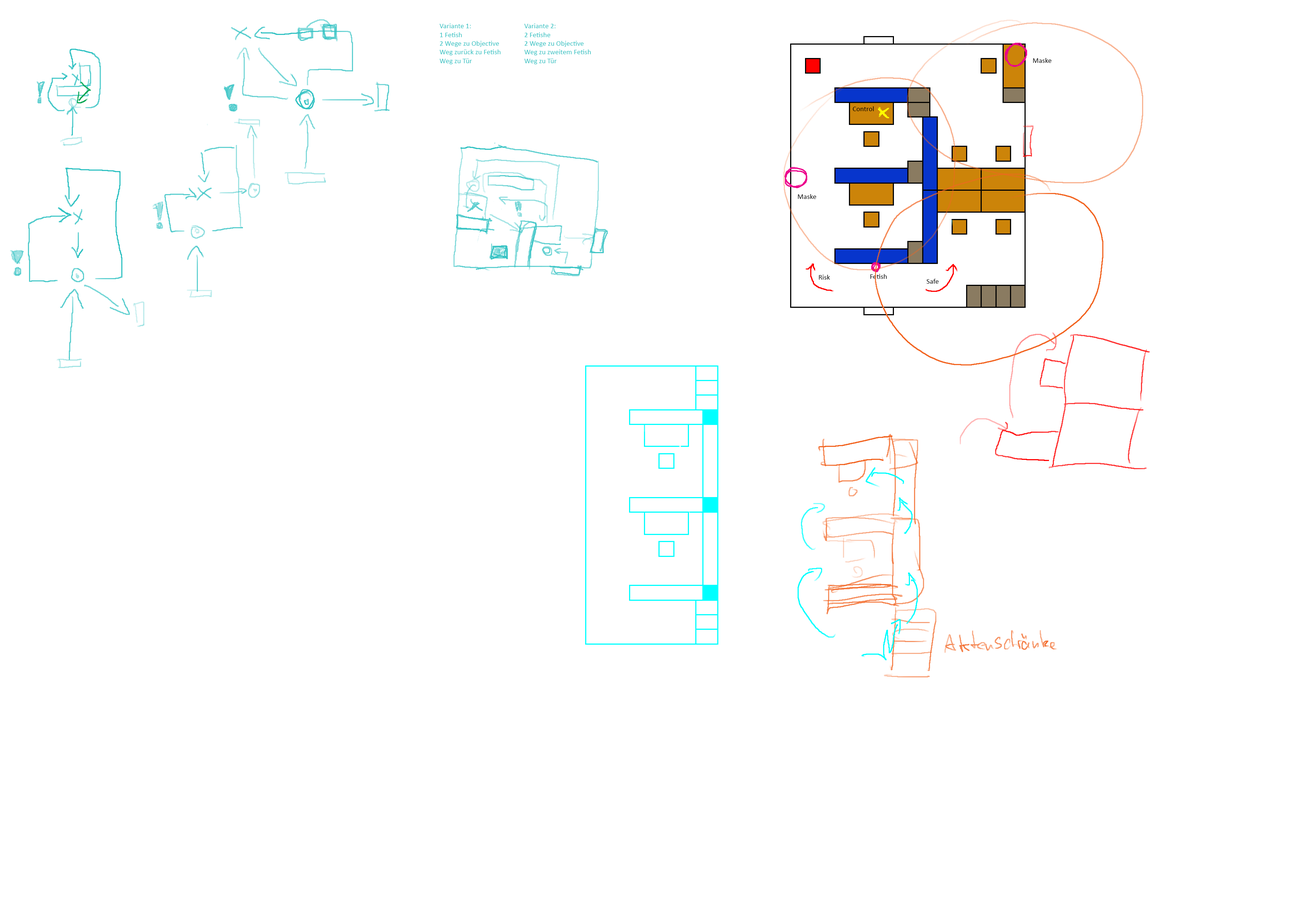
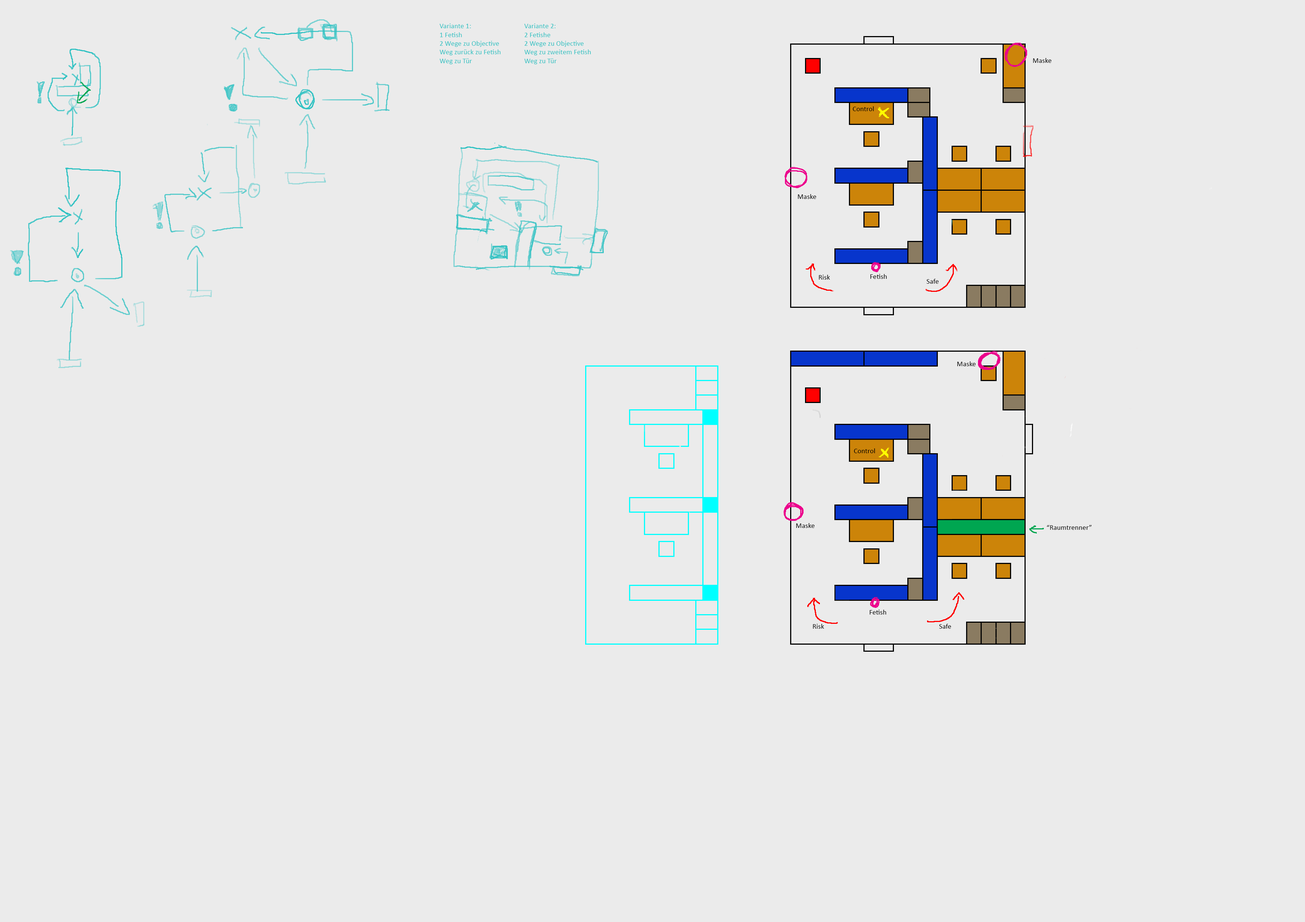
The second 1305 x 922 image is a revision of the first. Changes to its layers:
hid group "Erläuterung" (1st of 2) (2 layers) over 783, 19, 1143, 366
added layer "Maske" (1st of 4, in "Beschriftung") in group "Beschriftung" over 956, 361, 976, 367
added layer "Safe" (1st of 2, in "Beschriftung") in group "Beschriftung" over 938, 624, 951, 629
added layer "Risk" (1st of 2, in "Beschriftung") in group "Beschriftung" over 812, 624, 824, 629
added layer "Fetish" (1st of 2, in "Beschriftung") in group "Beschriftung" over 869, 609, 886, 615
added layer "Maske" (2nd of 4, in "Beschriftung") in group "Beschriftung" over 795, 523, 815, 529
added layer "Control" (1st of 2, in "Beschriftung") in group "Beschriftung" over 853, 448, 875, 454
added layer "“Raumtrenner”" in group "Beschriftung" over 1046, 525, 1092, 530
painted on "Notizen" over 783, 332, 1150, 625
painted on "Guard" over 804, 387, 876, 481
painted on "Aktenschrank" over 907, 394, 1026, 645
painted on "Regal" over 789, 350, 938, 602
painted on "Tisch/Stuhl" over 848, 350, 1026, 580
painted on "Wand" over 789, 350, 1033, 652
painted on "Vorzeichnung" over 797, 434, 1057, 678
painted on "Background" over 0, 0, 1305, 922
